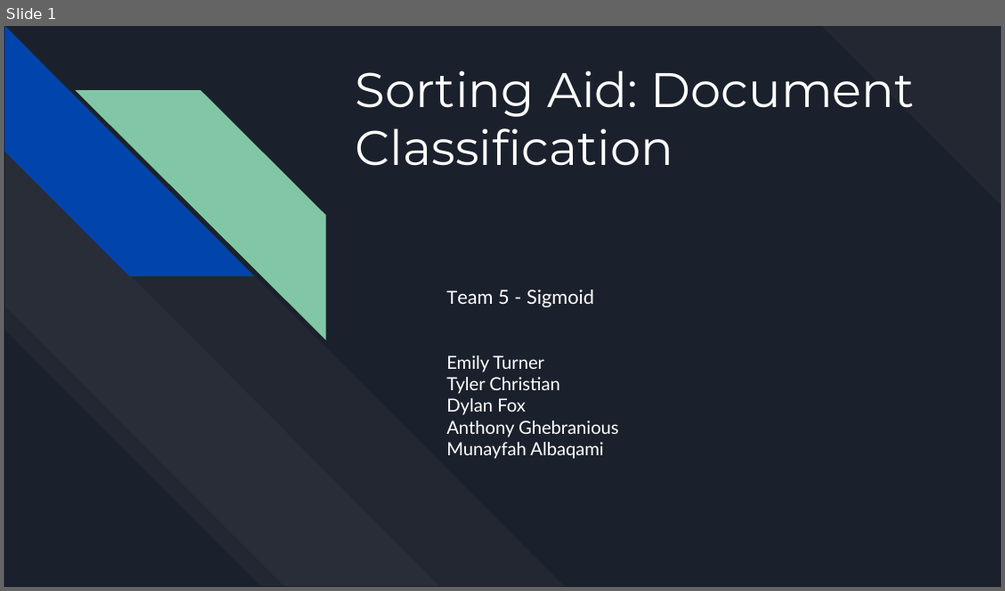
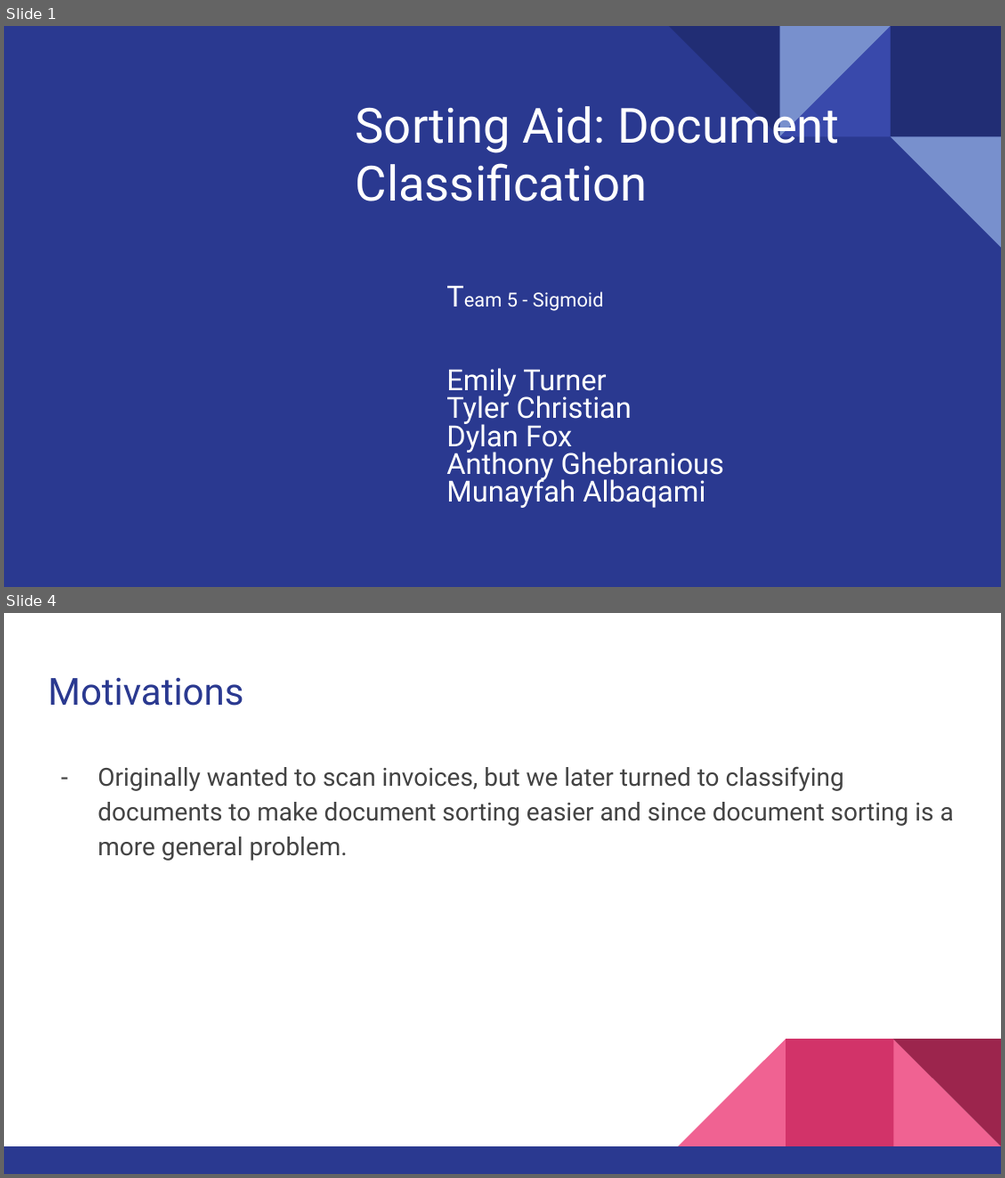
Before and after one commit to CSCI4850/s21-team5-project, a slide deck: sigmoid-presentation.pptx. Shown one above the other, each under a label of ours: slide 1 before the commit, slides 1 and 4 after it; the slides between them are not shown. The pictures are 1005x591 and 1005x1178 pixels, drawn with LibreOffice and Linux fonts; fonts in the diff are those of the drawing. Boxes give left, top, right and bottom in pixels: in the first picture for what was removed or moved away, otherwise in the second. Text is boxed around its words. In the diff, an @@ line names an element or a change of style, - is before the commit and + after.

```diff
--- a/sigmoid-presentation.pptx
+++ b/sigmoid-presentation.pptx
@@ slide 4 added at (4,613,1001,1174), background #FFFFFF @@
@@ title added at (48,677,243,706), 27 pt, text #2A3990 @@
+Motivations
@@ text added at (97,766,954,860), 18 pt, text #434343 @@
+– Originally wanted to scan invoices, but we later turned to classifying documents to make document sorting easier and since document sorting is a more general problem.
@@ group added at (4,1038,1001,1174): 3 right triangles, 2 rectangles @@
@@ slide 1 changed as well @@
@@ background #1B212C to #2A3990 @@
@@ title "Sorting Aid: Document Classification" at (356,98,840,201): font Montserrat to Roboto; vertical alignment top to bottom @@
@@ diag stripe removed at (821,26,1001,206) @@
@@ group removed at (4,27,566,586): 4 diag stripes @@
@@ group added at (669,26,1001,248): 4 right triangles, 1 rectangle @@
@@ subtitle "Team 5 - Sigmoid" at (446,291,724,507): size 13 to 21 pt in "Team", "Emily Turner", "Tyler Christian", "Dylan Fox" and 2 more places; font Lato to Roboto; line spacing 1 to 0.8 @@
```
Also in this commit, not shown: 10 other slides added, 1 slide removed.
